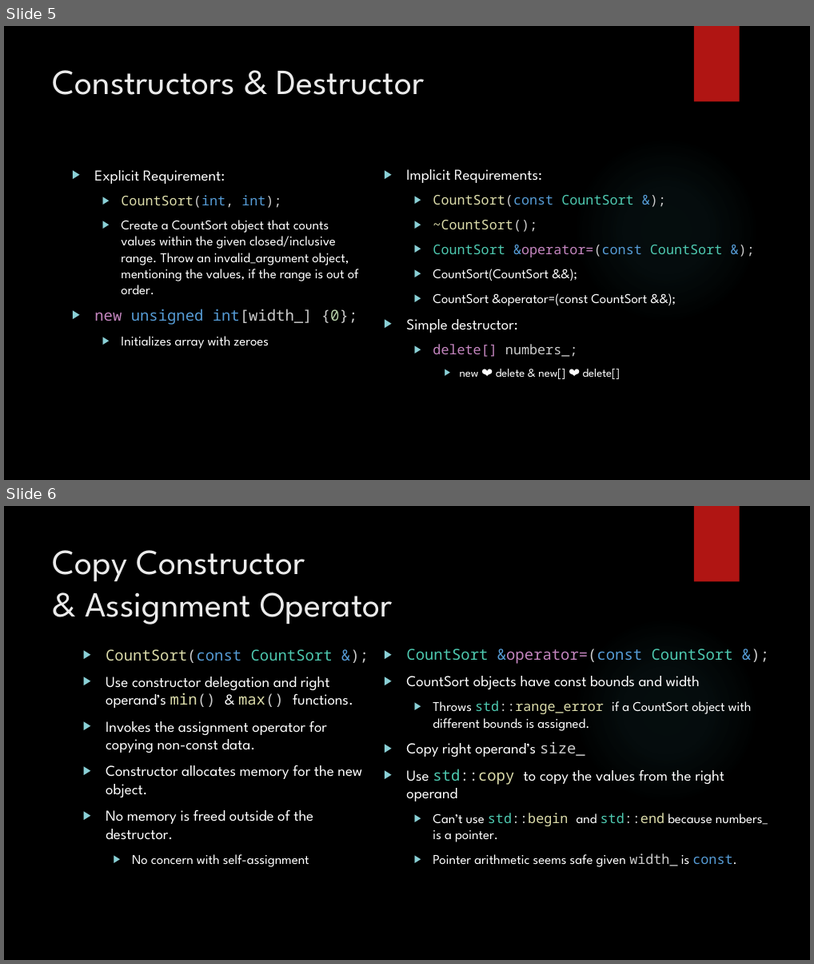
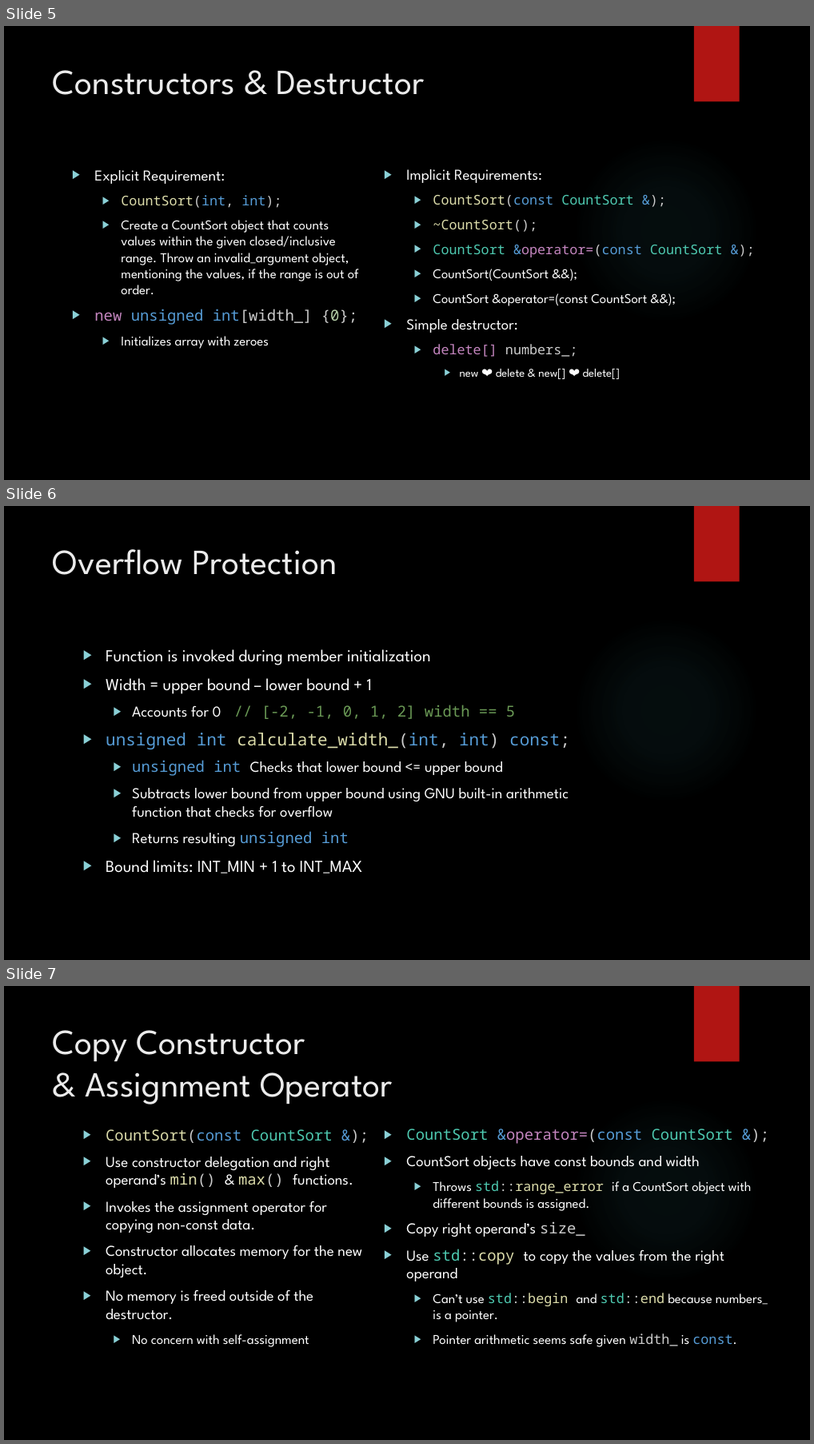
Before and after one commit to dgaron/cs253, a slide deck: Presentation/HW7_presentation.pptx. Shown one above the other, each under a label of ours: slides 5 and 6 before the commit, slides 5, 6 and 7 after it. The pictures are 814x964 and 814x1444 pixels, drawn with LibreOffice and Linux fonts; fonts in the diff are those of the drawing; background and template pictures are left out. Boxes give left, top, right and bottom in pixels: in the first picture for what was removed or moved away, otherwise in the second. Text is boxed around its words. In the diff, an @@ line names an element or a change of style, - is before the commit and + after.

Commit message:
Improves overflow protection using GNU built-in

```diff
--- a/Presentation/HW7_presentation.pptx
+++ b/Presentation/HW7_presentation.pptx
@@ slide 6 added at (4, 506, 810, 960), background picture (left out); not listed: 2 template elements that a slide beside it also shows @@
@@ title added at (53, 549, 338, 575), 42 pt, text #EBEBEB @@
+Overflow Protection
@@ text added at (106, 649, 570, 873), 18 pt, text #FFFFFF @@
+▶ Function is invoked during member initialization
+▶ Width = upper bound – lower bound + 1
+  ▶ Accounts for 0 // [-2, -1, 0, 1, 2] width == 5
+▶ unsigned int calculate_width_(int, int) const;
+  ▶ unsigned int Checks that lower bound <= upper bound
+  ▶ Subtracts lower bound from upper bound using GNU built-in arithmetic function that checks for overflow
+  ▶ Returns resulting unsigned int
+▶ Bound limits: INT_MIN + 1 to INT_MAX
@@ what was slide 6 is now slide 7 @@
```
Also in this commit, not shown: 1 slide changed, 3 other files.
